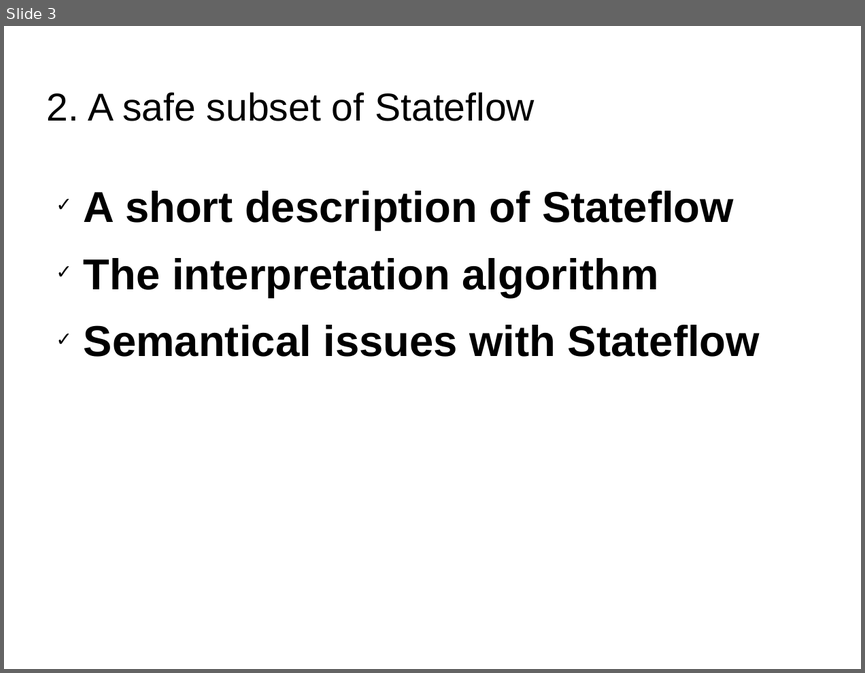
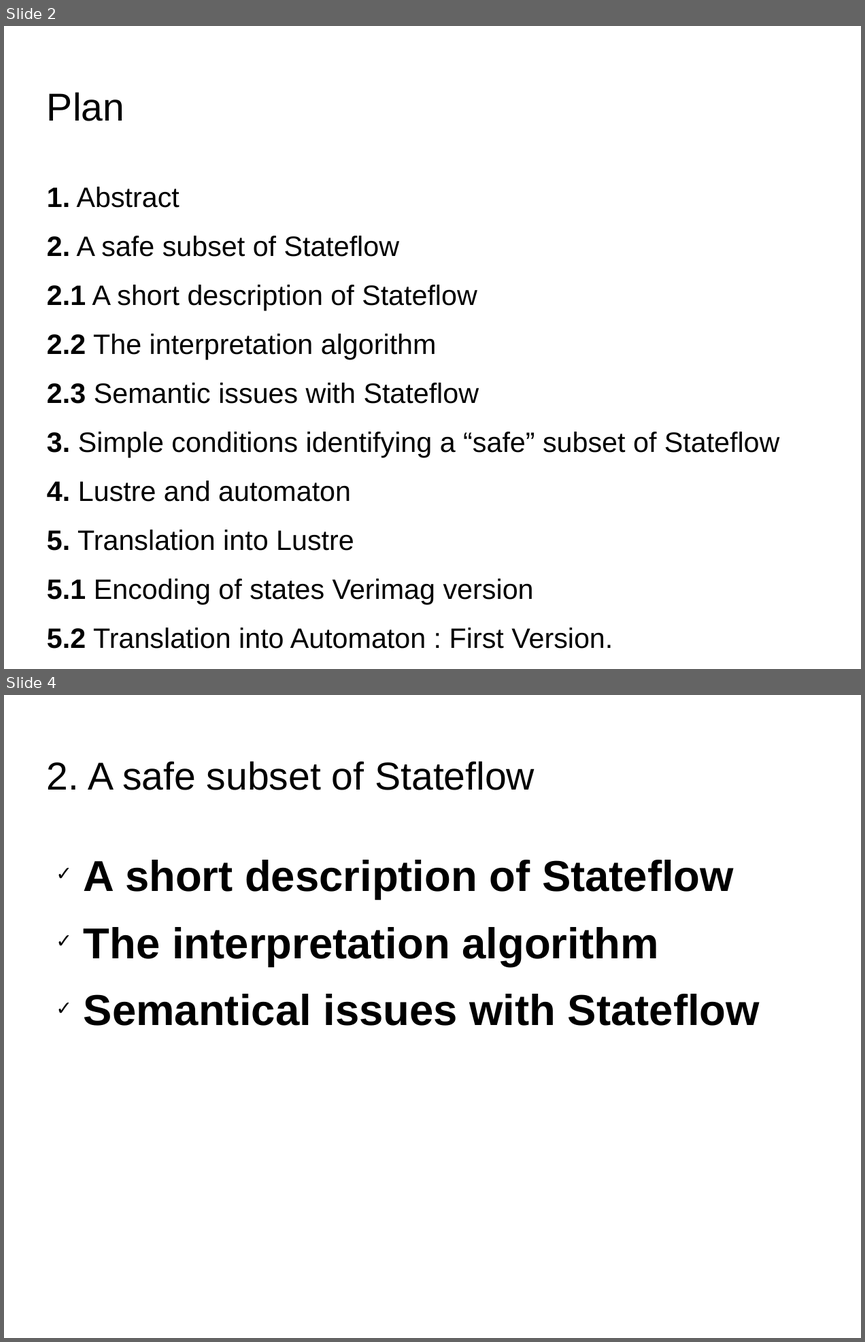
Before and after one commit to hbourbouh/stateflow2Lustre-automaton, a slide deck: reports/presentation_Verimag.odp. Shown one above the other, each under a label of ours: slide 3 before the commit, slides 2 and 4 after it; the slides between them are not shown. The pictures are 865x673 and 865x1342 pixels, drawn with LibreOffice and Linux fonts; fonts in the diff are those of the drawing; background and template pictures are left out. Boxes give left, top, right and bottom in pixels: in the first picture for what was removed or moved away, otherwise in the second. Text is boxed around its words. In the diff, an @@ line names an element or a change of style, - is before the commit and + after.

```diff
--- a/reports/presentation_Verimag.odp
+++ b/reports/presentation_Verimag.odp
@@ slide 2 added at (4, 26, 861, 669), background picture (left out) @@
@@ title added at (47, 92, 124, 121), 36 pt, text #000000 @@
+Plan
@@ text added at (47, 186, 780, 648), 26 pt, text #000000 @@
+1. Abstract
+2. A safe subset of Stateflow
+2.1 A short description of Stateflow
+2.2 The interpretation algorithm
+2.3 Semantic issues with Stateflow
+3. Simple conditions identifying a “safe” subset of Stateflow
+4. Lustre and automaton
+5. Translation into Lustre
+5.1 Encoding of states Verimag version
+5.2 Translation into Automaton : First Version.
@@ what was slide 3 is now slide 4 @@
```
Also in this commit, not shown: 3 slides changed, 14 other slides added, 4 slides removed, 10 other files.
